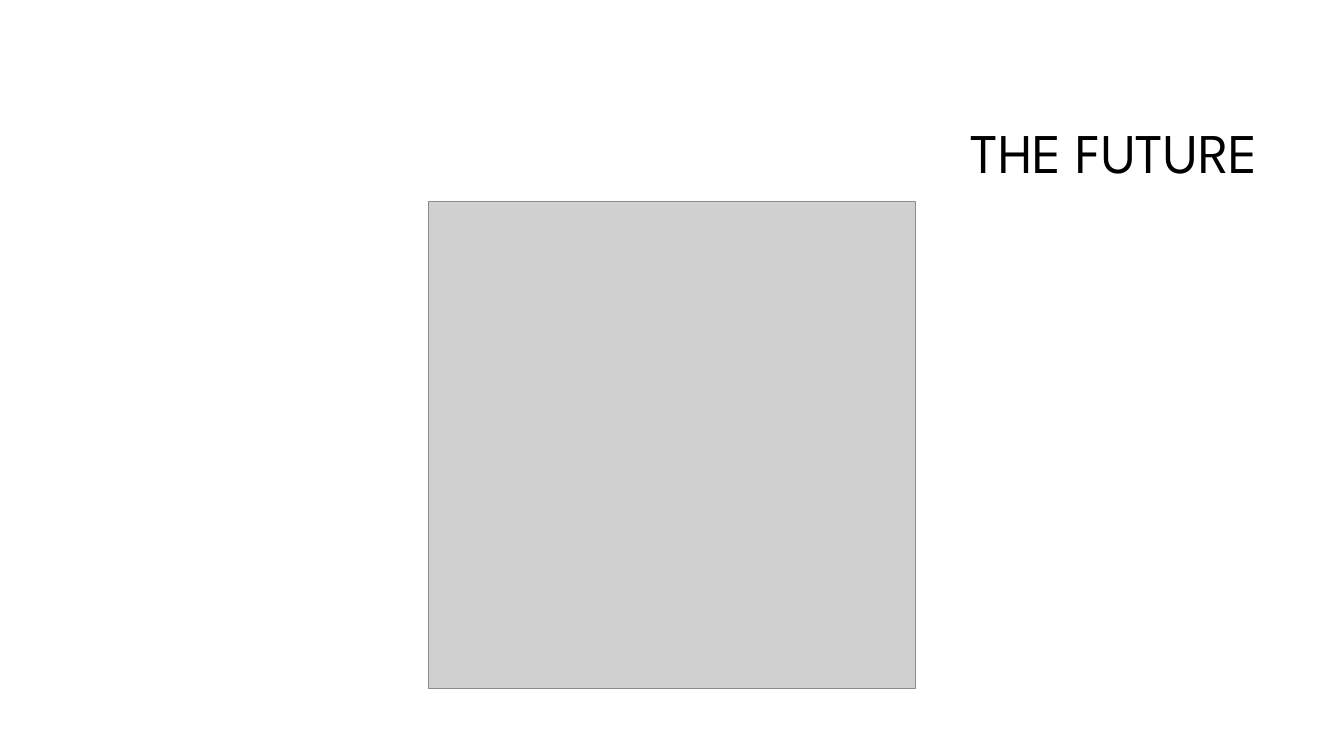
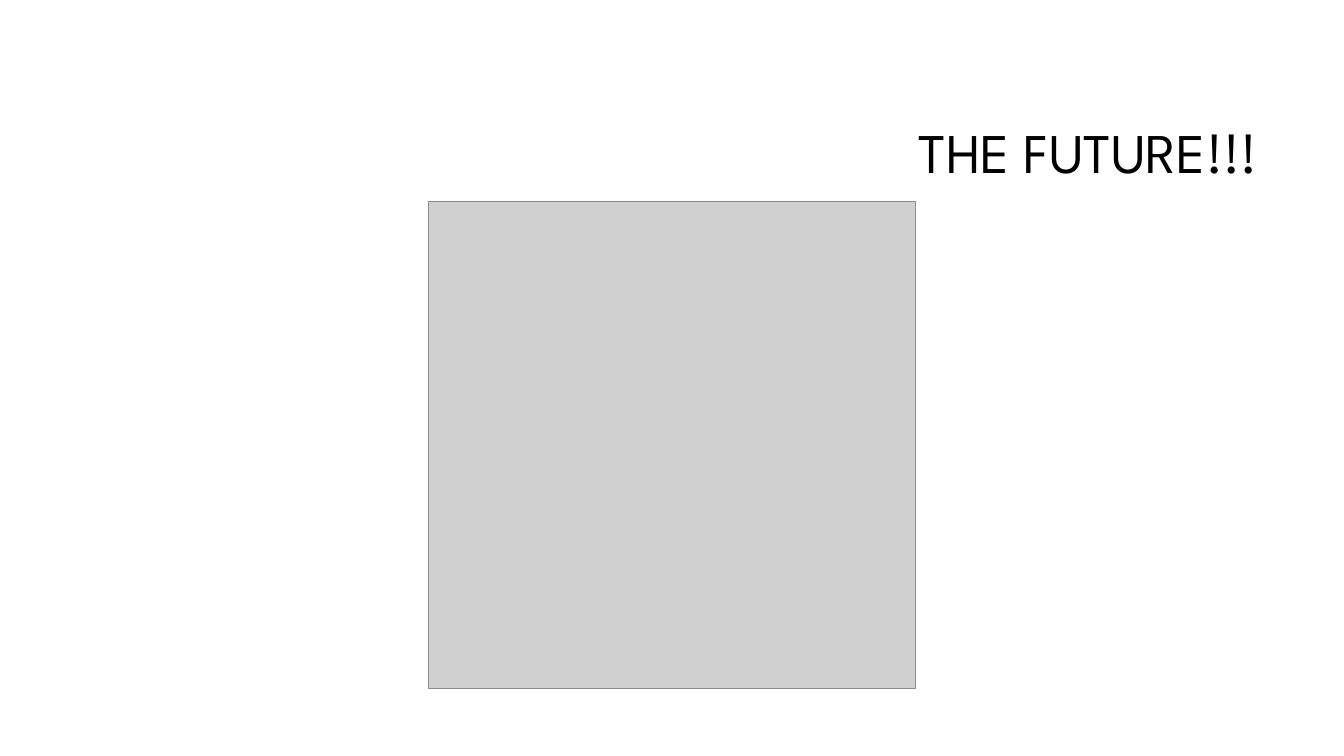
Before and after one commit to skreebydba/AcceleratedDatabaseRecovery, a slide deck: slide 21 of AcceleratedDatabaseRecovery/AcceleratedDatabaseRecovery.pptx. Drawn at 1344x756 pixels with LibreOffice and Linux fonts; fonts in the diff are those of the drawing; grey boxes stand for pictures; background and template pictures are left out. Boxes give left, top, right and bottom in pixels: in the first picture for what was removed or moved away, otherwise in the second. Text is boxed around its words. In the diff, an @@ line names an element or a change of style, - is before the commit and + after.

```diff
--- a/AcceleratedDatabaseRecovery/AcceleratedDatabaseRecovery.pptx
+++ b/AcceleratedDatabaseRecovery/AcceleratedDatabaseRecovery.pptx
@@ title at bbox=[919, 134, 1258, 174]: text changed @@
-THE FUTURE
+THE FUTURE!!!
```
Also in this commit, not shown: 2 slides added.
